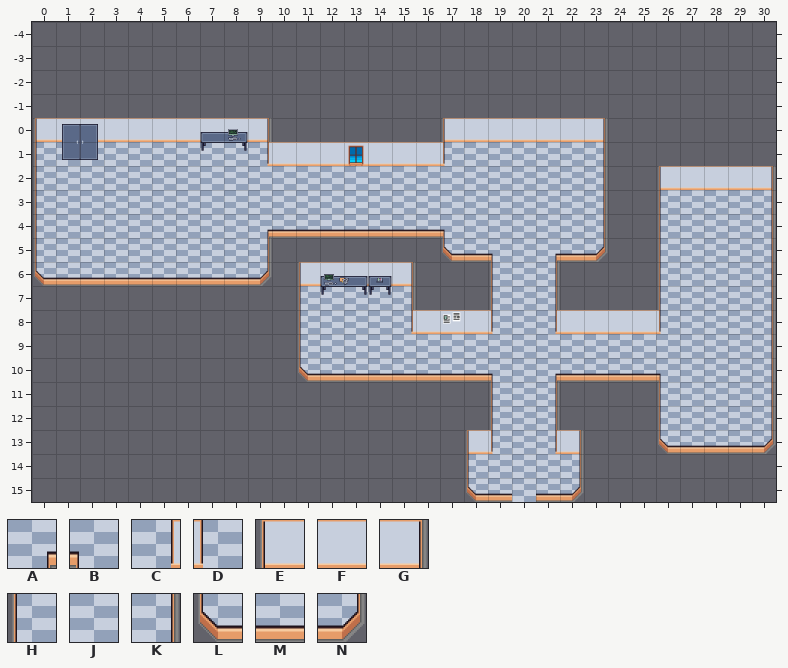
Level history. Tiled map: assets/tiled_maps/tilemaps/complex1.tmx. Above, as it was before the edit.
Cells are 64x64 px. Shown: x 0..30, y -4..15.
Key: from "buildings": A 9, B 10, C 11, D 12, E 29, F 30, G 32, H 49, J 50, K 52, L 69, M 70, N 72.
_ is an empty cell.
Layers that did not change in this view are not listed.
Layer "interior" before, first column x 0:
-4 _______________________________
-3 _______________________________
-2 _______________________________
-1 _______________________________
 0 EFFFFFFFFG_______EFFFFFG_______
 1 HJJJJJJJJCFFFFFFFDJJJJJK_______
 2 HJJJJJJJJJJJJJJJJJJJJJJK__EFFFG
 3 HJJJJJJJJJJJJJJJJJJJJJJK__HJJJK
 4 HJJJJJJJJAMMMMMMMBJJJJJK__HJJJK
 5 HJJJJJJJJK_______LMBJAMN__HJJJK
 6 LMMMMMMMMN_EFFFG___HJK____HJJJK
 7 ___________HJJJK___HJK____HJJJK
 8 ___________HJJJCFFFDJCFFFFDJJJK
 9 ___________HJJJJJJJJJJJJJJJJJJK
10 ___________LMMMMMMMBJAMMMMBJJJK
11 ___________________HJK____HJJJK
12 ___________________HJK____HJJJK
13 __________________EDJCG___LMMMN
14 __________________HJJJK________
15 __________________LMJMN________
After:
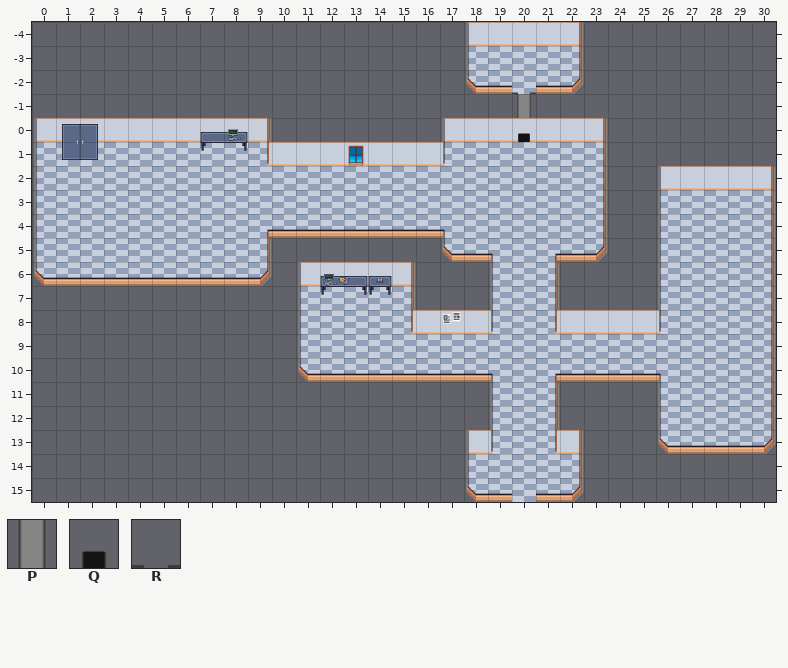
Further tiles: from "buildings": P 56, Q 73, R 74.
Tiles of an added or newly shown layer are drawn over the layers below it.
From old to new:
Layer "interior":
Tile E is added in row -4 at x 18.
Tile F is added in row -4 at x 19 to 21.
Tile G is added in row -4 at x 22.
Tile H is added in row -3 at x 18.
Tile J is added in row -3 at x 19 to 21; in row -2 at x 20.
Tile K is added in row -3 at x 22.
Tile L is added in row -2 at x 18.
Tile M is added in row -2 at x 19 and 21.
Tile N is added in row -2 at x 22.
Layer "dogpath" (added):
Tile P is added in row -1 at x 20.
Tile Q is added in row 0 at x 20.
Tile R is added in row -2 at x 20.
